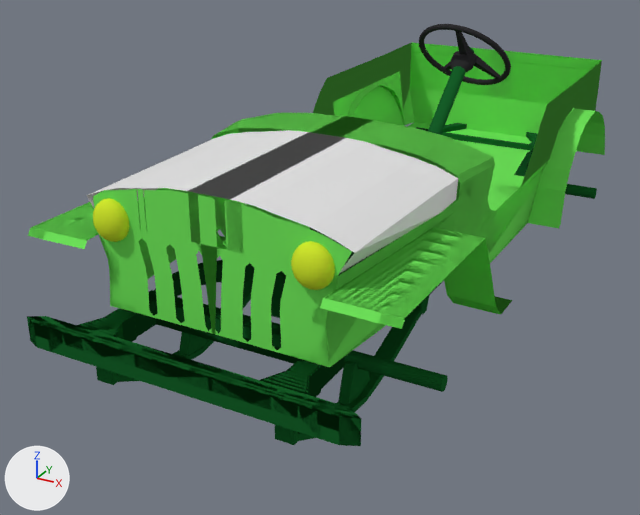
Before and after pictures for a commit that changed the Blender file Models/Vehicles/Land/Willys/Willys.blend.
Before and after are seen from a 50 mm camera at (9.4, -25.5, 7.1) aimed at (-1.2, -6.2, -2.5). Every picture has the same lights, and +X, +Y and +Z are marked at lower left.

Names of what the first picture shows: 'Body', 'Frame', 'Hood', 'SteeringWheel', 'leftLigh', 'rightLight'.
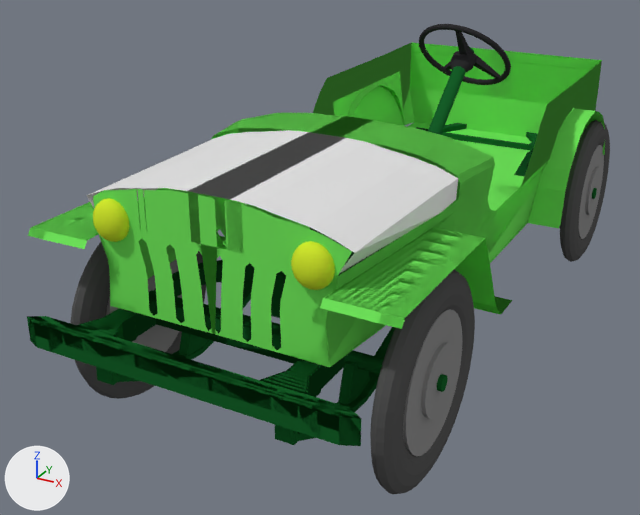
Boxes [x1, y1, x2, y2] around the edits, measured in the pictures (640 x 515 px):
'wFL', added: after [370, 270, 475, 494]
    faces in mat_material (dark grey #555555): [370, 270, 475, 494]
    faces in mat_graywheel (grey #8d8d8d): [403, 309, 462, 456]
'wFL.001', added: after [560, 120, 610, 262]
    faces in mat_material_001 (dark grey #555555): [560, 120, 610, 262]
    faces in mat_graywheel_001 (grey #8d8d8d): [578, 145, 604, 239]
'wFL.002', added: after [71, 242, 206, 399]
    faces in mat_material_002 (dark grey #555555): [71, 242, 206, 399]
    faces in mat_graywheel_002 (grey #8d8d8d): [106, 260, 182, 352]

Edits to the bpy script that builds the scene:
```text
Add mat_graywheel_002:
    mat_graywheel_002 = diffuse_material('grayWheel.002')
    mat_graywheel_002.base_color = (0.267, 0.267, 0.267)  # grey #8d8d8d
Add mat_material_002:
    mat_material_002 = diffuse_material('Material.002')
    mat_material_002.base_color = (0.0908, 0.0908, 0.0908)  # dark grey #555555
Add mat_material_001:
    mat_material_001 = diffuse_material('Material.001')
    mat_material_001.base_color = (0.0908, 0.0908, 0.0908)  # dark grey #555555
Add mat_graywheel_001:
    mat_graywheel_001 = diffuse_material('grayWheel.001')
    mat_graywheel_001.base_color = (0.267, 0.267, 0.267)  # grey #8d8d8d
Add mat_graywheel:
    mat_graywheel = diffuse_material('grayWheel')
    mat_graywheel.base_color = (0.267, 0.267, 0.267)  # grey #8d8d8d
Add mat_material:
    mat_material = diffuse_material('Material')
    mat_material.base_color = (0.0908, 0.0908, 0.0908)  # dark grey #555555
Add me_cylinder_003:
    me_cylinder_003.from_pydata(...)  # 704 vertices, 644 faces; spans x -1.5..1.52, y -1.64..1.59, z -1.03..1.41
    # faces by material slot: [68, 576]
    me_cylinder_003.materials.append(mat_graywheel_002)  # grey #8d8d8d
    me_cylinder_003.materials.append(mat_material_002)  # dark grey #555555
Add me_cylinder_002:
    me_cylinder_002.from_pydata(...)  # 704 vertices, 644 faces; spans x -1.5..1.52, y -1.64..1.59, z -1.03..1.41
    # faces by material slot: [68, 576]
    me_cylinder_002.materials.append(mat_graywheel_001)  # grey #8d8d8d
    me_cylinder_002.materials.append(mat_material_001)  # dark grey #555555
Add me_cylinder:
    me_cylinder.from_pydata(...)  # 704 vertices, 644 faces; spans x -1.5..1.52, y -1.64..1.59, z -1.03..1.41
    # faces by material slot: [68, 576]
    me_cylinder.materials.append(mat_graywheel)  # grey #8d8d8d
    me_cylinder.materials.append(mat_material)  # dark grey #555555
Add ob_wfl_002:
    ob_wfl_002 = bpy.data.objects.new('wFL.002', me_cylinder_003)
    ob_wfl_002.parent = ob_jeepwillys
    ob_wfl_002.matrix_parent_inverse = Matrix(((1.0, 0.0, 0.0, -0.673), (0.0, 1.0, 0.0, 5.537), (0.0, 0.0, 1.0, 0.0333), (0.0, 0.0, 0.0, 1.0)))
    ob_wfl_002.location = (-3.245, -11.05, -2.272)
    ob_wfl_002.rotation_euler = (0.0, -1.571, 0.0)  # degrees (0, -90, 0)
    ob_wfl_002.scale = (1.5, 1.47, -0.21)
Add ob_wfl_001:
    ob_wfl_001 = bpy.data.objects.new('wFL.001', me_cylinder_002)
    ob_wfl_001.parent = ob_jeepwillys
    ob_wfl_001.matrix_parent_inverse = Matrix(((1.0, 0.0, 0.0, -0.673), (0.0, 1.0, 0.0, 5.537), (0.0, 0.0, 1.0, 0.0333), (0.0, 0.0, 0.0, 1.0)))
    ob_wfl_001.location = (3.919, 1.909, -2.272)
    ob_wfl_001.rotation_euler = (0.0, -1.571, 0.0)  # degrees (0, -90, 0)
    ob_wfl_001.scale = (1.5, 1.47, -0.21)
Add ob_wfl:
    ob_wfl = bpy.data.objects.new('wFL', me_cylinder)
    ob_wfl.parent = ob_jeepwillys
    ob_wfl.matrix_parent_inverse = Matrix(((1.0, 0.0, 0.0, -0.673), (0.0, 1.0, 0.0, 5.537), (0.0, 0.0, 1.0, 0.0333), (0.0, 0.0, 0.0, 1.0)))
    ob_wfl.location = (3.889, -11.05, -2.272)
    ob_wfl.rotation_euler = (0.0, -1.571, 0.0)  # degrees (0, -90, 0)
    ob_wfl.scale = (1.5, 1.47, -0.21)
```
